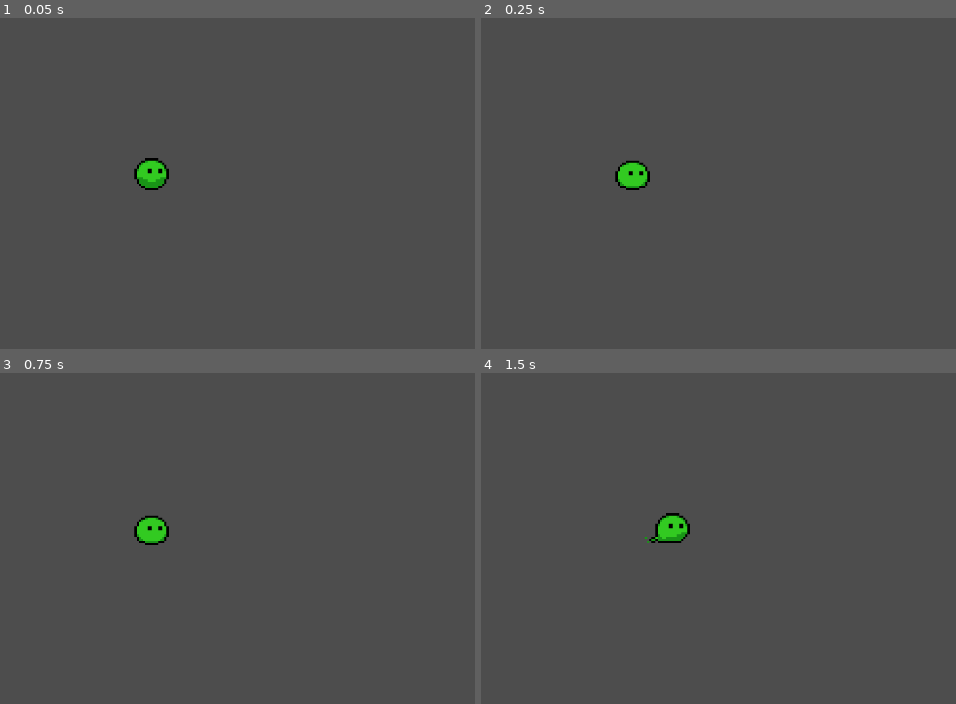
Above: before the commit, frames 1-4 (two rows, left to right).
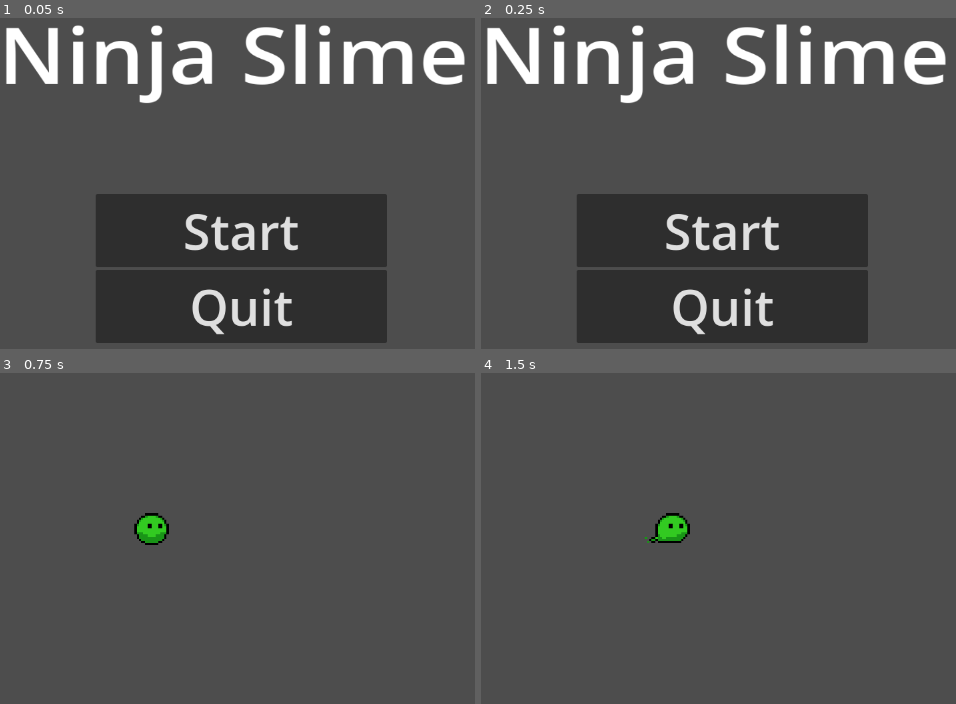
Above: after the commit, the same moments.

Repository: Moljat/Proyecto_GameJam_2024_Bisconcoders
Game: Godot game, scene res://Sceens/menu_screen.tscn
Two runs of this game, one before a commit and one after it. Both use one fixed random seed, a clock stepped at 60 frames per second and the inputs below. Before the commit the project starts from res://node.tscn.
Inputs (mouse positions are in pixels of both pictures, inside the frame that each line leads up to):
- Up to frame 1 (0.05 s): no input
- Up to frame 2 (0.25 s): no input
- Up to frame 3 (0.75 s): click (242, 584) at 0.5 s, where only the run after the commit has a clickable "Start"
- Up to frame 4 (1.5 s): tap Enter at 1.25 s; hold Right (move_right) from 1.28 s (still down)

The runs differ from the first frame. In frame 1, 34% of the frame differs, in the area x 1-98%, y 1-99%; in frame 2, 34%; in frame 3, 0.3%; in frame 4, nothing differs.

Commit message:
Organización de carpetas y agregación de la pantalla menú
También agregue unos assets para que los chequen y vean si usamos algunos, mañana me pongo con la colision, ya le estoy agarrando

Diff:
--- a/area_2d.tscn
+++ b/Sceens/area_2d.tscn
@@ -1,7 +1,7 @@
 [gd_scene load_steps=5 format=3 uid="uid://cyfbjvm4x7bs7"]
 
-[ext_resource type="Texture2D" uid="uid://dhxw3010auajv" path="res://Assets/slime-1.png.png" id="1_0rstw"]
-[ext_resource type="Texture2D" uid="uid://cgm5epavtj77v" path="res://Assets/slime-2.png.png" id="2_s4il3"]
+[ext_resource type="Texture2D" uid="uid://dhxw3010auajv" path="res://Assets/pjAssets/slime-1.png.png" id="1_0rstw"]
+[ext_resource type="Texture2D" uid="uid://cgm5epavtj77v" path="res://Assets/pjAssets/slime-2.png.png" id="2_s4il3"]
 
 [sub_resource type="SpriteFrames" id="SpriteFrames_arlut"]
 animations = [{
--- /dev/null
+++ b/Sceens/menu_screen.tscn
@@ -0,0 +1,45 @@
+[gd_scene load_steps=2 format=3 uid="uid://dg7y7dqgrvpch"]
+
+[ext_resource type="Script" path="res://Scripts/menu_screen.gd" id="1_p5880"]
+
+[node name="Menu" type="Control"]
+layout_mode = 3
+anchors_preset = 15
+anchor_right = 1.0
+anchor_bottom = 1.0
+offset_right = -1.0
+grow_horizontal = 2
+grow_vertical = 2
+script = ExtResource("1_p5880")
+
+[node name="Titulo" type="Label" parent="."]
+layout_mode = 0
+offset_left = 266.0
+offset_top = 89.0
+offset_right = 1008.0
+offset_bottom = 275.0
+scale = Vector2(0.950265, 0.861626)
+theme_override_font_sizes/font_size = 136
+text = "Ninja Slime"
+
+[node name="VBoxContainer" type="VBoxContainer" parent="."]
+layout_mode = 0
+offset_left = 412.0
+offset_top = 380.0
+offset_right = 849.0
+offset_bottom = 604.0
+
+[node name="Start" type="Button" parent="VBoxContainer"]
+layout_mode = 2
+theme_override_font_sizes/font_size = 74
+text = "Start
+"
+
+[node name="Salir" type="Button" parent="VBoxContainer"]
+layout_mode = 2
+theme_override_font_sizes/font_size = 74
+text = "Quit
+"
+
+[connection signal="pressed" from="VBoxContainer/Start" to="." method="_on_start_pressed"]
+[connection signal="pressed" from="VBoxContainer/Salir" to="." method="_on_salir_pressed"]
--- a/node.tscn
+++ b/Sceens/node.tscn
@@ -1,10 +1,10 @@
 [gd_scene load_steps=8 format=3 uid="uid://7c0tp4exufro"]
 
-[ext_resource type="Texture2D" uid="uid://cahi1akg3qgbd" path="res://Assets/slime-3.png.png" id="1_ex7gg"]
-[ext_resource type="Script" path="res://node.gd" id="1_nhkkm"]
-[ext_resource type="Texture2D" uid="uid://dp60ecnkhe22b" path="res://Assets/slime-4.png.png" id="2_b3eso"]
-[ext_resource type="Texture2D" uid="uid://dhxw3010auajv" path="res://Assets/slime-1.png.png" id="4_34h8m"]
-[ext_resource type="Texture2D" uid="uid://cgm5epavtj77v" path="res://Assets/slime-2.png.png" id="5_2ot6b"]
+[ext_resource type="Texture2D" uid="uid://cahi1akg3qgbd" path="res://Assets/pjAssets/slime-3.png.png" id="1_ex7gg"]
+[ext_resource type="Script" path="res://Scripts/node.gd" id="1_nhkkm"]
+[ext_resource type="Texture2D" uid="uid://dp60ecnkhe22b" path="res://Assets/pjAssets/slime-4.png.png" id="2_b3eso"]
+[ext_resource type="Texture2D" uid="uid://dhxw3010auajv" path="res://Assets/pjAssets/slime-1.png.png" id="4_34h8m"]
+[ext_resource type="Texture2D" uid="uid://cgm5epavtj77v" path="res://Assets/pjAssets/slime-2.png.png" id="5_2ot6b"]
 
 [sub_resource type="SpriteFrames" id="SpriteFrames_tx0va"]
 animations = [{
--- /dev/null
+++ b/Scripts/menu_screen.gd
@@ -0,0 +1,19 @@
+extends Control
+
+
+# Called when the node enters the scene tree for the first time.
+func _ready():
+	pass # Replace with function body.
+
+
+# Called every frame. 'delta' is the elapsed time since the previous frame.
+func _process(delta):
+	pass
+
+
+func _on_start_pressed():
+	get_tree().change_scene_to_file("res://Sceens/node.tscn")
+
+
+func _on_salir_pressed():
+	get_tree().quit()
--- a/project.godot
+++ b/project.godot
@@ -11,7 +11,7 @@
 [application]
 
 config/name="Proyecto Game Jam 2024 Bisconcoders"
-run/main_scene="res://node.tscn"
+run/main_scene="res://Sceens/menu_screen.tscn"
 config/features=PackedStringArray("4.2", "Forward Plus")
 config/icon="res://icon.svg"
 
Binary file added: Assets/fantasy assets/cave_/cave_ [bridgeAnimatedTiles].png
Not shown, added: Assets/fantasy assets/cave_/cave_ [bridgeAnimatedTiles].png.import
Binary file added: Assets/fantasy assets/cave_/cave_ [bridgeHorizontal].png
Not shown, added: Assets/fantasy assets/cave_/cave_ [bridgeHorizontal].png.import
Binary file added: Assets/fantasy assets/cave_/cave_ [bridgeVertical].png
Not shown, added: Assets/fantasy assets/cave_/cave_ [bridgeVertical].png.import
Binary file added: Assets/fantasy assets/cave_/cave_ [fencesAndWalls].png
Not shown, added: Assets/fantasy assets/cave_/cave_ [fencesAndWalls].png.import
Binary file added: Assets/fantasy assets/cave_/cave_ [fountain].png
Not shown, added: Assets/fantasy assets/cave_/cave_ [fountain].png.import
Binary file added: Assets/fantasy assets/cave_/cave_ [resources].png
Not shown, added: Assets/fantasy assets/cave_/cave_ [resources].png.import
(and 126 more such lines)
